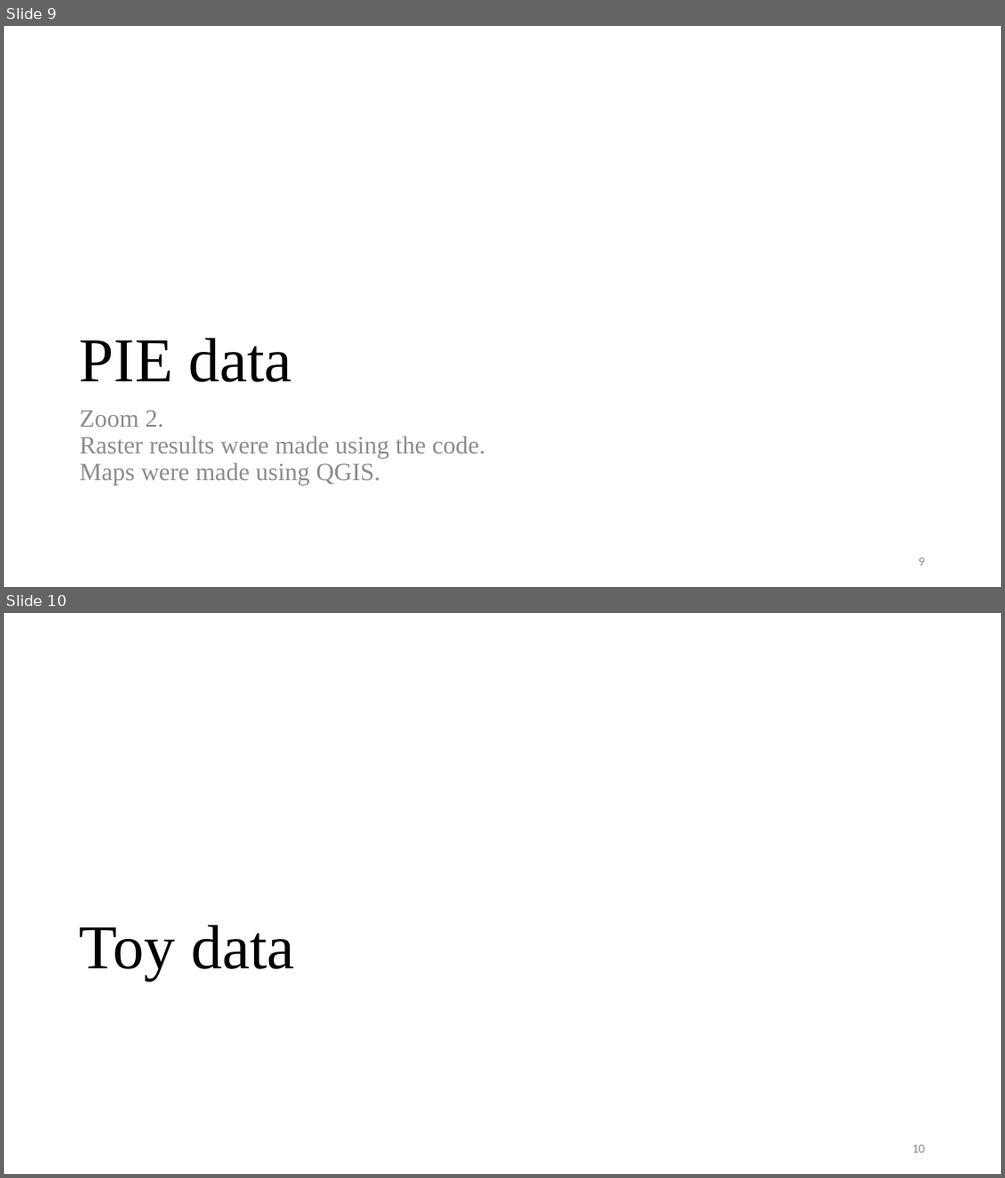
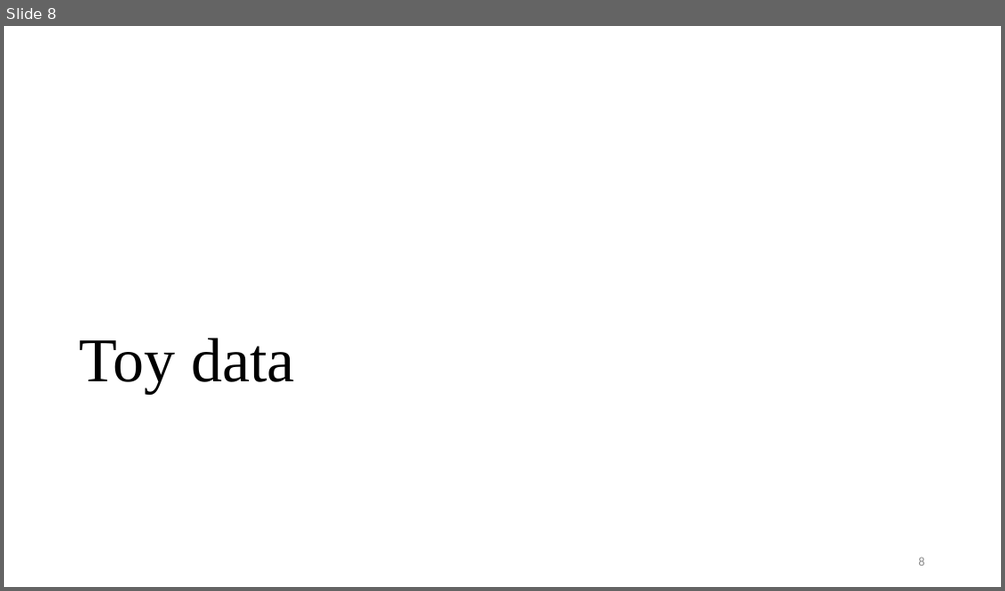
Before and after one commit to antoniovfonseca/compare-time-series, a slide deck: presentations/PIEzoomed1.pptx. Shown one above the other, each under a label of ours: slides 9 and 10 before the commit, slide 8 after it. The pictures are 1005x1178 and 1005x591 pixels, drawn with LibreOffice and Linux fonts; fonts in the diff are those of the drawing. Boxes give left, top, right and bottom in pixels: in the first picture for what was removed or moved away, otherwise in the second. Text is boxed around its words. In the diff, an @@ line names an element or a change of style, - is before the commit and + after.

Commit message:
presentation on PIE region zoom 1

```diff
--- a/presentations/PIEzoomed1.pptx
+++ b/presentations/PIEzoomed1.pptx
@@ slide 9 removed at (4,26,1001,587), background #FFFFFF @@
@@ title removed at (80,338,291,382) @@
-PIE data
@@ text removed at (80,410,485,485) @@
-Zoom 2.
-Raster results were made using the code.
-Maps were made using QGIS.
@@ page number removed at (918,557,924,565) @@
-9
@@ what was slide 10 is now slide 8 @@
@@ page number at (918,556,924,565): text changed @@
-10
+8
```
Also in this commit, not shown: 7 slides changed, 1 other slide removed.
